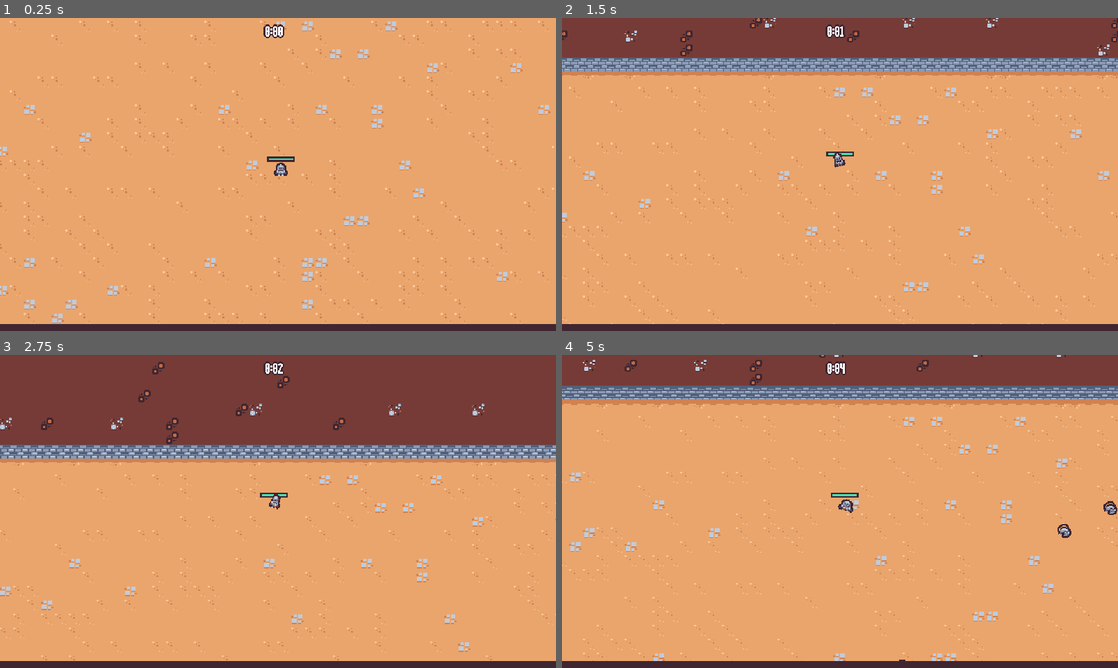
Above: before the commit, frames 1-4 (two rows, left to right).
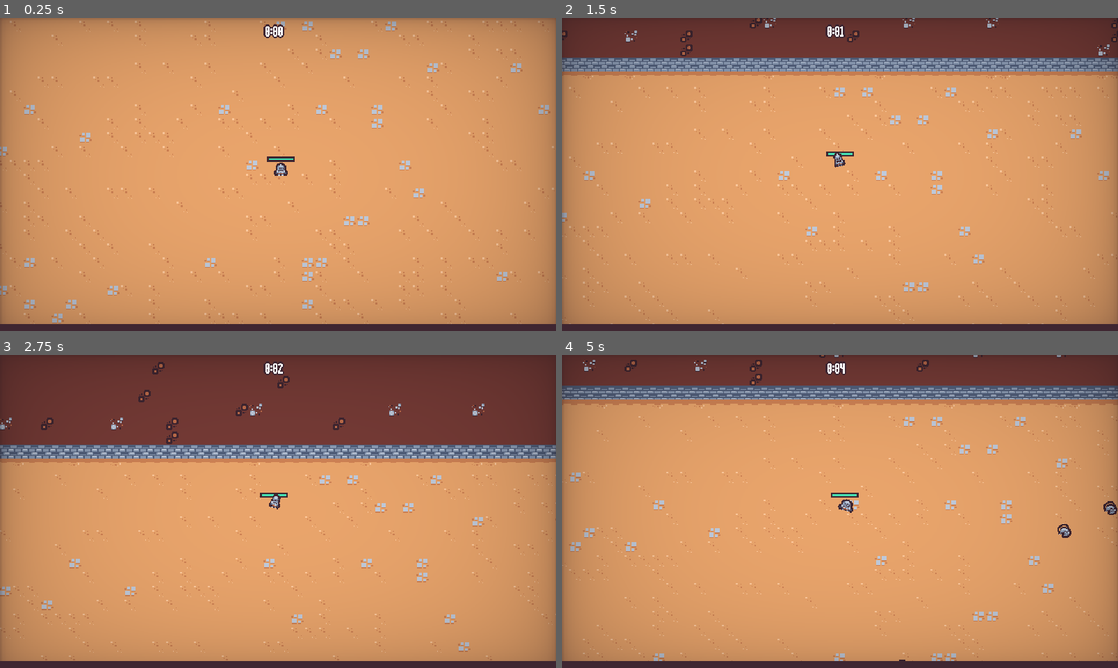
Above: after the commit, the same moments.

Repository: PWilliams0530/UdemySurvival2DGadotGame
Game: Godot game, scene res://scenes/main/main.tscn
The game is run twice, just before and just after one commit, with the same random seed, the same clock (stepped at 60 frames per second) and the same inputs.
Inputs (mouse positions are in pixels of both pictures, inside the frame that each line leads up to):
- Up to frame 1 (0.25 s): no input
- Up to frame 2 (1.5 s): move the mouse to (812, 237) at 0.52 s; press the mouse at (812, 237) at 0.53 s; hold Up (move_up) from 0.53 s (still down); move the mouse to (1006, 221) at 1.27 s; release the mouse at (1006, 221) at 1.28 s; click (1006, 221) at 1.35 s
- Up to frame 3 (2.75 s): move the mouse to (111, 464) at 2.02 s; release Up (move_up) at 2.03 s; press the mouse at (111, 464) at 2.03 s; hold A (move_left) from 2.03 s (still down)
- Up to frame 4 (5 s): move the mouse to (867, 511) at 2.77 s; release the mouse at (867, 511) at 2.78 s; click (867, 511) at 2.85 s; move the mouse to (756, 433) at 3.52 s; release A (move_left) at 3.53 s; press the mouse at (756, 433) at 3.53 s; hold S (move_down) 3.53-4.28 s; move the mouse to (962, 495) at 4.27 s; release the mouse at (962, 495) at 4.28 s; hold Right (move_right) from 4.28 s (still down); click (962, 495) at 4.35 s

The runs differ from the first frame. In frame 1, 30% of the frame differs, in the area x 0-100%, y 0-98%; in frame 2, 22%; in frame 3, 19%; in frame 4, 23%.

Commit message:
addedFlashOnHit

Diff:
--- /dev/null
+++ b/scenes/UI/vignette.gd
@@ -0,0 +1,7 @@
+extends CanvasLayer
+
+func _ready():
+	GameEvents.player_damaged.connect(on_player_damaged)
+
+func on_player_damaged():
+	$AnimationPlayer.play("hit")
--- /dev/null
+++ b/scenes/UI/vignette.gdshader
@@ -0,0 +1,20 @@
+shader_type canvas_item;
+
+uniform float vignette_intensity = 0.4;
+uniform float vignette_opacity : hint_range(0.0, 1.0) = 0.5;
+uniform vec4 vignette_rgb : source_color = vec4(0.0, 0.0, 0.0, 1.0);
+
+float vignette(vec2 uv){
+	uv *= 1.0 - uv.xy;
+	float vignette = uv.x * uv.y * 15.0;
+	return pow(vignette, vignette_intensity * vignette_opacity);
+}
+
+void fragment(){
+	vec4 text = texture(TEXTURE, UV);
+
+	text.rgba *= (vignette_rgb.rgba);
+	text.rgba *= (1.0 - vignette(UV));
+
+	COLOR = vec4(text.rgb,text.a);
+}
--- /dev/null
+++ b/scenes/UI/vignette.tscn
@@ -0,0 +1,113 @@
+[gd_scene load_steps=7 format=3 uid="uid://bjqis641gm0is"]
+
+[ext_resource type="Script" path="res://scenes/UI/vignette.gd" id="1_g6tjm"]
+[ext_resource type="Shader" path="res://scenes/UI/vignette.gdshader" id="1_o5osw"]
+
+[sub_resource type="Animation" id="Animation_p7nyq"]
+resource_name = "hit"
+length = 0.4
+step = 0.05
+tracks/0/type = "value"
+tracks/0/imported = false
+tracks/0/enabled = true
+tracks/0/path = NodePath("ColorRect:material:shader_parameter/vignette_intensity")
+tracks/0/interp = 1
+tracks/0/loop_wrap = true
+tracks/0/keys = {
+"times": PackedFloat32Array(0, 0.05, 0.4),
+"transitions": PackedFloat32Array(1, 2.46229, 1),
+"update": 0,
+"values": [0.682, 3.0, 0.682]
+}
+tracks/1/type = "value"
+tracks/1/imported = false
+tracks/1/enabled = true
+tracks/1/path = NodePath("ColorRect:material:shader_parameter/vignette_rgb")
+tracks/1/interp = 1
+tracks/1/loop_wrap = true
+tracks/1/keys = {
+"times": PackedFloat32Array(0, 0.05, 0.4),
+"transitions": PackedFloat32Array(1, 2.46229, 1),
+"update": 0,
+"values": [Color(0.247059, 0.14902, 0.192157, 1), Color(0.909804, 0.270588, 0.215686, 1), Color(0.247059, 0.14902, 0.192157, 1)]
+}
+tracks/2/type = "value"
+tracks/2/imported = false
+tracks/2/enabled = true
+tracks/2/path = NodePath("ColorRect:material:shader_parameter/vignette_opacity")
+tracks/2/interp = 1
+tracks/2/loop_wrap = true
+tracks/2/keys = {
+"times": PackedFloat32Array(0, 0.05, 0.4),
+"transitions": PackedFloat32Array(1, 1, 1),
+"update": 0,
+"values": [0.115, 0.329, 0.115]
+}
+
+[sub_resource type="Animation" id="Animation_yocdx"]
+length = 0.001
+tracks/0/type = "value"
+tracks/0/imported = false
+tracks/0/enabled = true
+tracks/0/path = NodePath("ColorRect:material:shader_parameter/vignette_intensity")
+tracks/0/interp = 1
+tracks/0/loop_wrap = true
+tracks/0/keys = {
+"times": PackedFloat32Array(0),
+"transitions": PackedFloat32Array(1),
+"update": 0,
+"values": [0.682]
+}
+tracks/1/type = "value"
+tracks/1/imported = false
+tracks/1/enabled = true
+tracks/1/path = NodePath("ColorRect:material:shader_parameter/vignette_rgb")
+tracks/1/interp = 1
+tracks/1/loop_wrap = true
+tracks/1/keys = {
+"times": PackedFloat32Array(0),
+"transitions": PackedFloat32Array(1),
+"update": 0,
+"values": [Color(0.247059, 0.14902, 0.192157, 1)]
+}
+tracks/2/type = "value"
+tracks/2/imported = false
+tracks/2/enabled = true
+tracks/2/path = NodePath("ColorRect:material:shader_parameter/vignette_opacity")
+tracks/2/interp = 1
+tracks/2/loop_wrap = true
+tracks/2/keys = {
+"times": PackedFloat32Array(0),
+"transitions": PackedFloat32Array(1),
+"update": 0,
+"values": [0.115]
+}
+
+[sub_resource type="AnimationLibrary" id="AnimationLibrary_rip88"]
+_data = {
+"RESET": SubResource("Animation_yocdx"),
+"hit": SubResource("Animation_p7nyq")
+}
+
+[sub_resource type="ShaderMaterial" id="ShaderMaterial_kypgk"]
+shader = ExtResource("1_o5osw")
+shader_parameter/vignette_intensity = 0.682
+shader_parameter/vignette_opacity = 0.115
+shader_parameter/vignette_rgb = Color(0.247059, 0.14902, 0.192157, 1)
+
+[node name="Vignette" type="CanvasLayer"]
+script = ExtResource("1_g6tjm")
+
+[node name="AnimationPlayer" type="AnimationPlayer" parent="."]
+libraries = {
+"": SubResource("AnimationLibrary_rip88")
+}
+
+[node name="ColorRect" type="ColorRect" parent="."]
+material = SubResource("ShaderMaterial_kypgk")
+anchors_preset = 15
+anchor_right = 1.0
+anchor_bottom = 1.0
+grow_horizontal = 2
+grow_vertical = 2
+mouse_filter = 2
--- a/scenes/auto_load/game_events.gd
+++ b/scenes/auto_load/game_events.gd
@@ -2,9 +2,13 @@
 
 signal experience_vial_collected (number: float)
 signal ability_upgrade_added(upgrade: AbilityUpgrade, current_upgrades: Dictionary)
+signal player_damaged
 
 func emit_experience_vial_collected(number: float):
 	experience_vial_collected.emit(number)
 
 func emit_ability_upgrade_added(upgrade: AbilityUpgrade, current_upgrades: Dictionary):
 	ability_upgrade_added.emit(upgrade,current_upgrades)
+
+func emit_player_damaged():
+	player_damaged.emit()
--- a/scenes/game_objects/player/player.gd
+++ b/scenes/game_objects/player/player.gd
@@ -76,6 +76,7 @@
 	check_deal_damage()
 
 func on_health_changed():
+	GameEvents.emit_player_damaged()
 	update_health_display()
 
 func on_ability_upgrade_added(ability_upgrade : AbilityUpgrade, current_upgrades : Dictionary):
--- a/scenes/main/main.tscn
+++ b/scenes/main/main.tscn
@@ -10,14 +10,15 @@
 [ext_resource type="PackedScene" uid="uid://dknkh2b6qke6v" path="res://scenes/UI/end_screen.tscn" id="2_6hdnd"]
 [ext_resource type="PackedScene" uid="uid://dia2atumdc1l6" path="res://scenes/UI/experience_bar.tscn" id="2_l1q0w"]
 [ext_resource type="PackedScene" uid="uid://cwpx6tg3y6spu" path="res://scenes/manager/experience_manager.tscn" id="2_vtixs"]
+[ext_resource type="PackedScene" uid="uid://bjqis641gm0is" path="res://scenes/UI/vignette.tscn" id="3_m882w"]
 [ext_resource type="PackedScene" uid="uid://b2a3e82mnauq8" path="res://scenes/manager/upgrade_manager.tscn" id="6_ybet7"]
-[ext_resource type="PackedScene" uid="uid://b8wob0qa3onj6" path="res://scenes/game_objects/wizard_enemy/wizard_enemy.tscn" id="7_d01bt"]
-[ext_resource type="PackedScene" uid="uid://bwevb5r7qvg2u" path="res://scenes/game_objects/basic_enemy/basic_enemy.tscn" id="7_t581e"]
 [ext_resource type="PackedScene" uid="uid://d1dtgy87vfc1y" path="res://scenes/UI/upgrade_screen.tscn" id="7_vgqwr"]
 
 [node name="Main" type="Node"]
 script = ExtResource("1_ir1u1")
 end_screen_scene = ExtResource("2_6hdnd")
+
+[node name="Vignette" parent="." instance=ExtResource("3_m882w")]
 
 [node name="ArenaTimeUI" parent="." node_paths=PackedStringArray("arena_time_manager") instance=ExtResource("1_onijl")]
 arena_time_manager = NodePath("../ArenaTimeManager")
@@ -28,8 +29,6 @@
 [node name="ArenaTimeManager" parent="." instance=ExtResource("2_5tupl")]
 
 [node name="EnemyManager" parent="." node_paths=PackedStringArray("arena_time_manager") instance=ExtResource("1_j50ul")]
-basic_enemy_scene = ExtResource("7_t581e")
-wizard_enemy_scene = ExtResource("7_d01bt")
 arena_time_manager = NodePath("../ArenaTimeManager")
 
 [node name="ExperienceManager" parent="." instance=ExtResource("2_vtixs")]
Not shown: 1 places in scenes/main/main.tscn that only renumber resources
Not shown, changed: assets/.DS_Store
